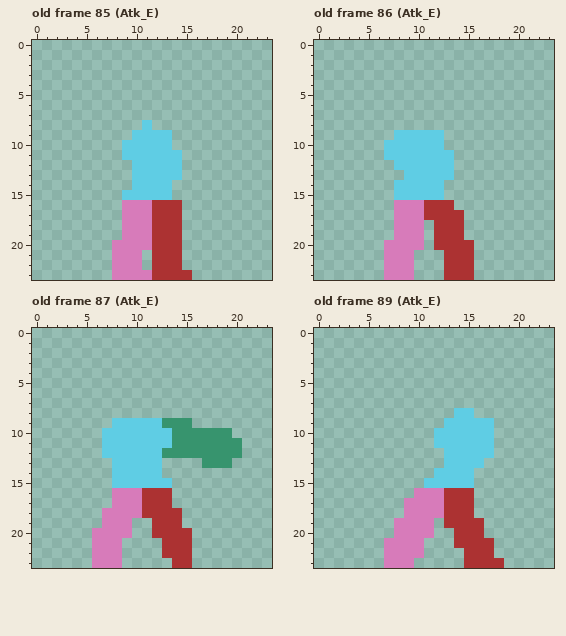
One commit to this pixel-art file: The Curious Life of Eden/Assets/Sprites/EdenSprites.aseprite. Above: the version before the commit.
24x24 pixels, 120 frames. Shown: old frame 85 (Atk_E), old frame 86 (Atk_E), old frame 87 (Atk_E), old frame 89 (Atk_E). The commit also changed other frames, which this record leaves out.
New version:
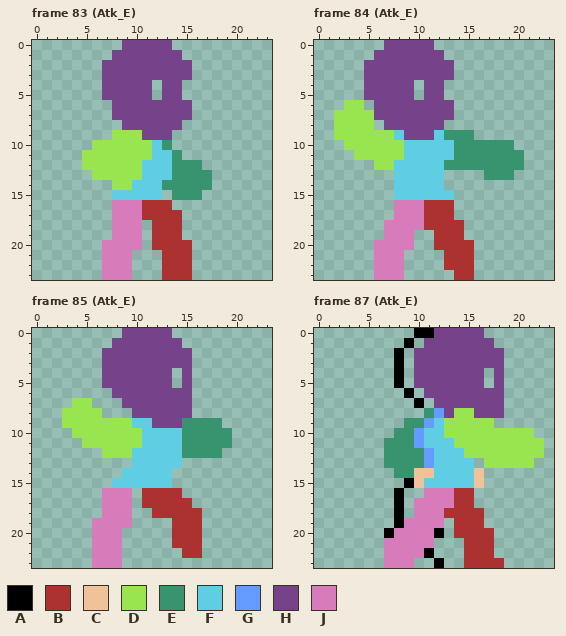
Palette (. is transparent): A #000000  B #ac3232  C #eec39a  D #99e550  E #37946e  F #5fcde4  G #639bff  H #76428a  J #d77bba
The edit:
frames 120 -> 112
layer "Sketch/Sketch_Head" now shown
layer "Sketch/Sketch_Arm" now shown
Frame 83 (Atk_E) against old frame 85 (Atk_E):
y 0: x 9..13 ..... -> HHHHH
y 1: x 8..14 ....... -> HHHHHHH
y 2..3: x 7..15 ......... -> HHHHHHHHH
y 4..5: x 7..11 ..... -> HHHHH; x 13..14 .. -> HH
y 6..7: x 8..15 ........ -> HHHHHHHH
y 8: x 9..14 ..F... -> HHHHHH
y 9: x 8..13 ..FFFF -> DDDHHH
y 10: x 6..11 ...FFF -> DDDDDD; x 13 F -> E
y 11: x 5..11 ....FFF -> DDDDDDD; x 14 F -> E
y 12: x 5..10 .....F -> DDDDDD; x 14..16 F.. -> EEE
y 13: x 6..10 ....F -> DDDDD; x 14..17 F... -> EEEE
y 14: x 8..9 .. -> DD; x 13..17 F.... -> EEEEE
y 15: x 8 . -> F; x 13..16 F... -> .EEE
y 16: x 8 . -> J; x 11 J -> B; x 14 B -> .
y 17: x 8 . -> J; x 11 J -> B
y 18..19: x 8 . -> J; x 11 J -> .
y 20: x 7 . -> J; x 11 J -> .; x 15 . -> B
y 21..22: x 7 . -> J; x 10 J -> .; x 12 B -> .; x 15 . -> B
y 23: x 7 . -> J; x 10..12 JJB -> ...
Frame 84 (Atk_E) against old frame 86 (Atk_E):
y 0: x 7..11 ..... -> HHHHH
y 1: x 6..12 ....... -> HHHHHHH
y 2..3: x 5..13 ......... -> HHHHHHHHH
y 4..5: x 5..9 ..... -> HHHHH; x 11..12 .. -> HH
y 6: x 3..4 .. -> DD; x 6..13 ........ -> HHHHHHHH
y 7: x 2..13 ............ -> DDDDHHHHHHHH
y 8: x 2..5 .... -> DDDD; x 7..12 ...... -> HHHHHH
y 9: x 2..7 ...... -> DDDDDD; x 9..11 FFF -> HHH; x 13..15 ... -> EEE
y 10: x 3..8 ....FF -> DDDDDD; x 13..19 ....... -> FEEEEEE
y 11: x 4..8 ...FF -> DDDDD; x 14..20 ....... -> EEEEEEE
y 12: x 6..7 .. -> DD; x 13..20 F....... -> EEEEEEEE
y 13: x 8 . -> F; x 13 F -> .; x 17..19 ... -> EEE
y 15: x 13 . -> F
y 17: x 14 B -> .
y 18: x 7 . -> J; x 11 . -> B
y 19: x 7 . -> J; x 10 J -> .
y 20: x 6 . -> J; x 10 J -> .
y 21..22: x 6 . -> J; x 9 J -> .
y 23: x 6 . -> J; x 9 J -> .; x 13 B -> .
Frame 85 (Atk_E) against old frame 87 (Atk_E):
y 0: x 9..13 ..... -> HHHHH
y 1: x 8..14 ....... -> HHHHHHH
y 2..3: x 7..15 ......... -> HHHHHHHHH
y 4..5: x 7..13 ....... -> HHHHHHH; x 15 . -> H
y 6: x 8..15 ........ -> HHHHHHHH
y 7: x 4..5 .. -> DD; x 9..15 ....... -> HHHHHHH
y 8: x 3..6 .... -> DDDD; x 10..15 ...... -> HHHHHH
y 9: x 3..9 .....FF -> DDDDDDD; x 12..14 FEE -> HHH; x 16..18 ... -> EEE
y 10: x 4..10 ...FFFF -> DDDDDDD; x 14 E -> F
y 11: x 5..10 ..FFFF -> DDDDDD; x 14 E -> F; x 20 E -> .
y 12: x 7..9 FFF -> DDD; x 13..14 EE -> FF; x 19..20 EE -> ..
y 13: x 8..9 FF -> ..; x 13..14 .. -> FF; x 17..19 EEE -> ...
y 14: x 8 F -> .; x 13 . -> F
y 16: x 7 . -> J; x 10 J -> .; x 14 . -> B
y 17: x 7 . -> J; x 10 J -> .; x 14..15 .. -> BB
y 18: x 10..11 JB -> ..; x 15..16 .. -> BB
y 19: x 6 . -> J; x 12..13 BB -> ..; x 15..16 .. -> BB
y 20: x 9 J -> .; x 12..13 BB -> ..; x 16 . -> B
y 21: x 13 B -> .; x 16 . -> B
y 22: x 13..14 BB -> ..; x 16 . -> B
y 23: x 14..15 BB -> ..
Frame 87 (Atk_E) against old frame 89 (Atk_E):
y 0: x 10..16 ....... -> AAHHHHH
y 1: x 9 . -> A; x 11..17 ....... -> HHHHHHH
y 2..3: x 8 . -> A; x 10..18 ......... -> HHHHHHHHH
y 4..5: x 8 . -> A; x 10..16 ....... -> HHHHHHH; x 18 . -> H
y 6: x 9 . -> A; x 11..18 ........ -> HHHHHHHH
y 7: x 10 . -> A; x 12..18 ....... -> HHHHHHH
y 8: x 11..18 ...FF... -> EGHDDHHH
y 9: x 9..17 ....FFFFF -> EEGFDDDDD
y 10: x 8..11 .... -> EEGF; x 13..21 FFFFF.... -> DDDDDDDDD
y 11: x 7..11 ..... -> EEEGF; x 14..22 FFFF..... -> DDDDDDDDD
y 12: x 7..12 ...... -> EEEEGF; x 15..22 FFF..... -> DDDDDDDD
y 13: x 7..12 ...... -> EEEEGF; x 16..21 F..... -> .DDDDD
y 14: x 8..11 .... -> EECC; x 16 . -> C
y 15: x 9..10 .. -> AC; x 16 . -> C
y 16: x 8 . -> A; x 10 J -> .; x 13 B -> J
y 17: x 8..9 .J -> A.; x 13 B -> J
y 18: x 8..9 .J -> A.; x 16 . -> B
y 19: x 8 J -> A; x 12..13 .B -> J.
y 20: x 7 . -> A; x 12 . -> A; x 17 . -> B
y 21: x 11 . -> J; x 14 B -> .
y 22: x 11 . -> A
y 23: x 12 . -> A
Pixel boxes of the changes (left, top, right, bottom) in both pictures:
changed: (82, 40, 212, 280)
changed: (334, 40, 524, 280)
changed: (62, 328, 242, 568)
changed: (384, 328, 544, 568)
